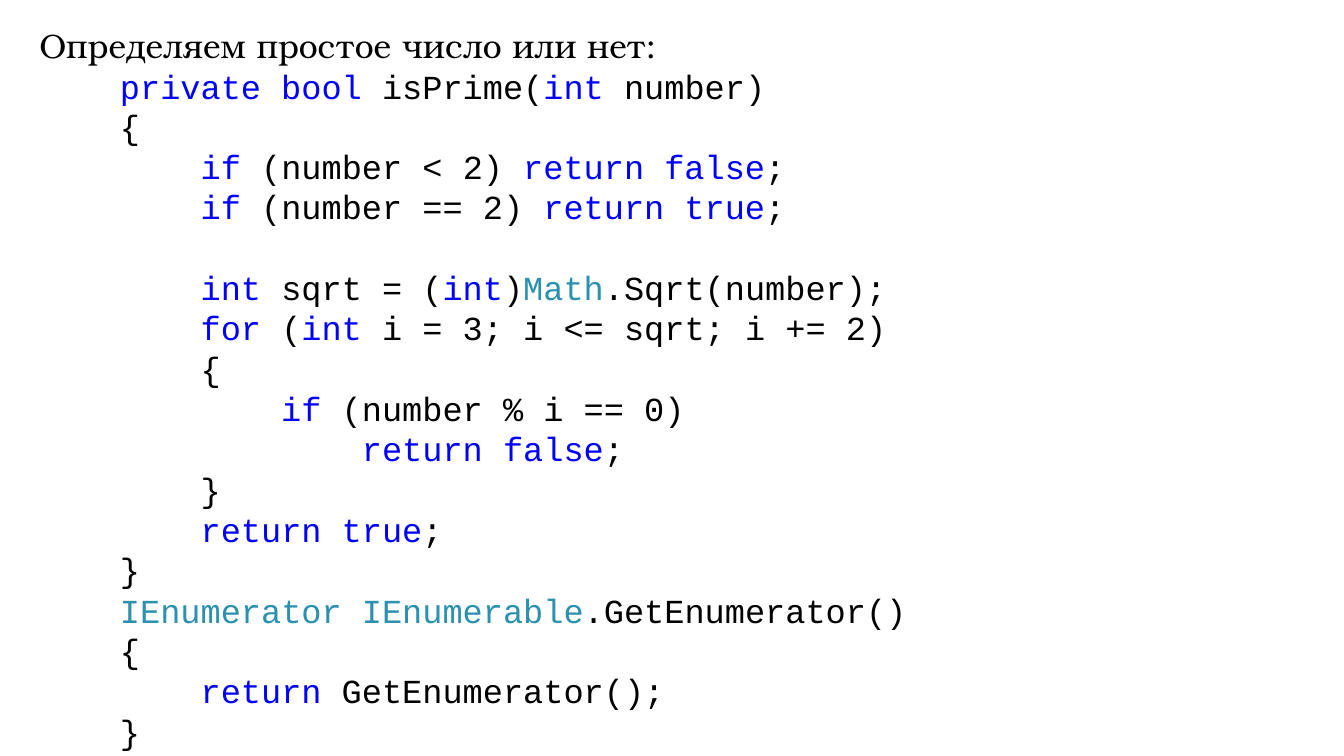
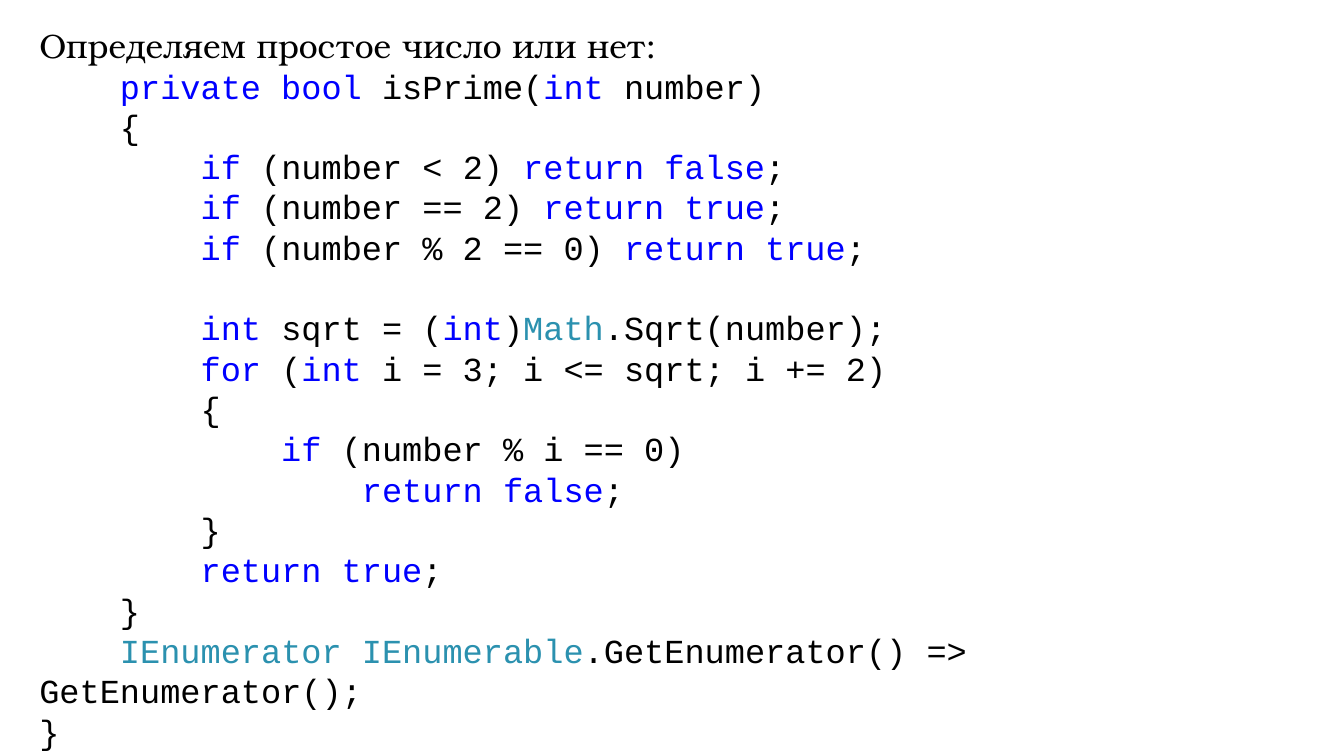
Before and after one commit to DaniilKlyukin/ITiP-2, a slide deck: slide 51 of Лекции/ИТиП 2 лек 4.pptx. Drawn at 1344x756 pixels with LibreOffice and Linux fonts; fonts in the diff are those of the drawing. Boxes give left, top, right and bottom in pixels: in the first picture for what was removed or moved away, otherwise in the second. Text is boxed around its words. In the diff, an @@ line names an element or a change of style, - is before the commit and + after.

```diff
--- a/Лекции/ИТиП 2 лек 4.pptx
+++ b/Лекции/ИТиП 2 лек 4.pptx
@@ text at [39,34,906,710]: paragraph removed @@
-}
@@ text at [201,235,866,267]: paragraph added @@
+if (number % 2 == 0) return true;
@@ text at [39,639,906,710]: text changed @@
-IEnumerator IEnumerable.GetEnumerator()
-{
-return GetEnumerator();
+IEnumerator IEnumerable.GetEnumerator() => GetEnumerator();
```
Also in this commit, not shown: 1 other slide changed.
